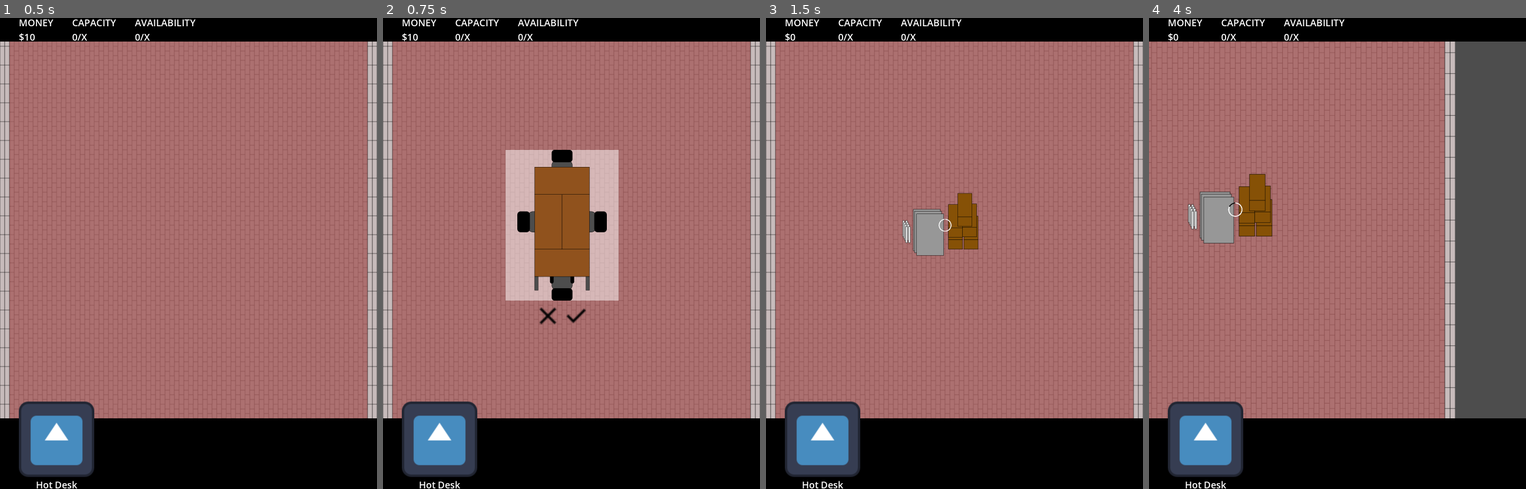
Above: before the commit, frames 1-4 (left to right).
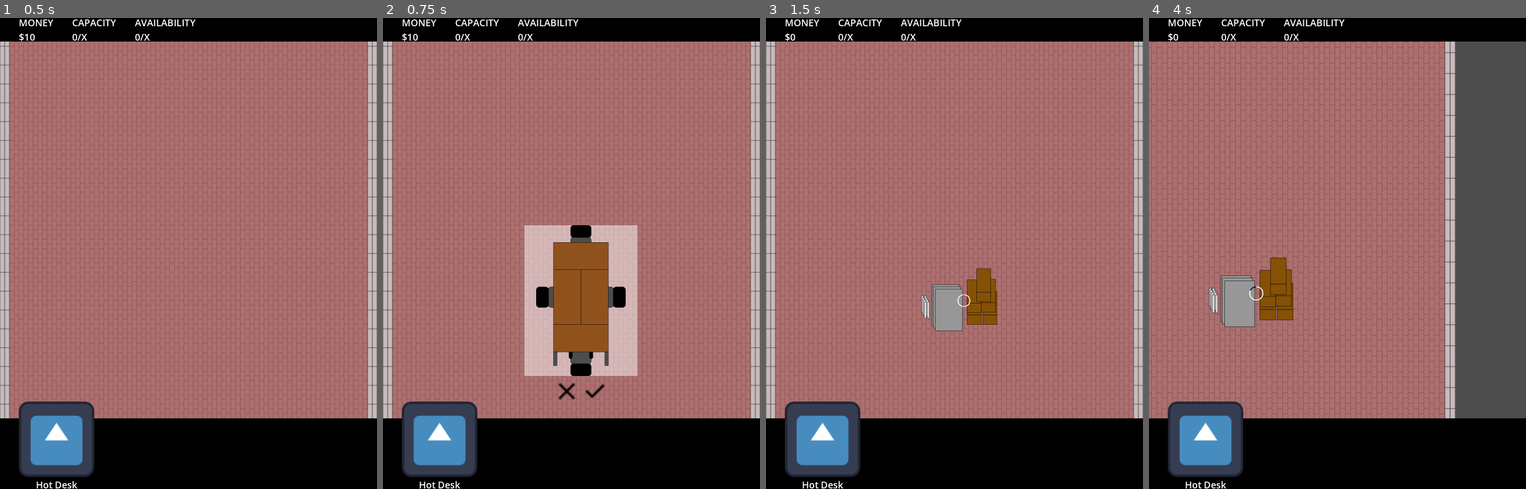
Above: after the commit, the same moments.

Repository: niels-hb/officie-godot
Game: Godot game, scene res://scenes/offices/basic_office_1/basic_office_1.tscn
The game is run twice, just before and just after one commit, with the same random seed, the same clock (stepped at 60 frames per second) and the same inputs. The engine's default icon, where the game draws it, is replaced by a stand-in: a white triangle on a blue panel in a dark square.
Inputs (mouse positions are in pixels of both pictures, inside the frame that each line leads up to; where the layout moved, square brackets give the same spot in the first picture):
- Up to frame 1 (0.5 s): no input
- Up to frame 2 (0.75 s): tap Enter at 0.5 s; drag from (439, 451) to (609, 149) at 0.52 s
- Up to frame 3 (1.5 s): click (977, 390) [958, 314] at 1.25 s
- Up to frame 4 (4 s): tap Space at 2, 3.5 s; drag from (1329, 225) to (1318, 347) at 2.02 s; tap Enter at 2.75 s; move the mouse to (1375, 149) at 2.77 s; hold . (multi_swipe_down_right) 2.78-3.5 s; hold Mouse wheel up (pinch_outward) 2.78-3.5 s; drag from (1318, 347) to (1224, 182) at 3.52 s

Frame 1 is identical in both runs. In frame 2, 14% of the frame differs, in the area x 32-68%, y 28-82%; in frame 3, 3.6%; in frame 4, 4.4%.

Commit message:
Removed BaseOffice/Grid/Cells and GridOutline

Diff:
--- a/scenes/offices/base_office/base_office.gd
+++ b/scenes/offices/base_office/base_office.gd
@@ -1,21 +1,7 @@
 extends Node2D
 class_name BaseOffice
 
-const grid_outline: PackedScene = preload("res://scenes/offices/base_office/grid_outline.tscn")
-
 @onready var camera: GestureControlledCamera2D = $Camera
-
-# TODO: Dynamic row/column count based on office floor plan
-var office_size: Vector2 = Vector2(19, 33)
-
-
-func _ready() -> void:
-	for i: int in range(0, office_size.x):
-		for j: int in range(0, office_size.y):
-			var cell: Node2D = grid_outline.instantiate()
-			cell.position.x = i * GameInformation.GRID_SIZE
-			cell.position.y = j * GameInformation.GRID_SIZE
-			$Grid/Cells.add_child(cell)
 
 
 func _on_room_selector_room_selected(room: Room) -> void:
@@ -23,7 +9,7 @@
 		return
 
 	var base_room: BaseRoom = (room.scene.instantiate() as BaseRoom).init(self, room)
-	base_room.position = Vector2i(office_size / 2) * GameInformation.GRID_SIZE
+	base_room.position = Vector2i(10, 20) * GameInformation.GRID_SIZE
 	var _connect_result: int = base_room.drag_state_changed.connect(_on_drag_state_changed)
 
 	$Grid/Rooms.add_child(base_room)
@@ -31,7 +17,6 @@
 
 func _on_drag_state_changed(dragging: bool) -> void:
 	_toggle_camera_movement(dragging)
-	($Grid/Cells as Node2D).visible = dragging
 
 
 func _toggle_camera_movement(disabled: bool) -> void:
--- a/scenes/offices/base_office/base_office.tscn
+++ b/scenes/offices/base_office/base_office.tscn
@@ -20,8 +20,6 @@
 
 [node name="Grid" type="Node2D" parent="."]
 
-[node name="Cells" type="Node2D" parent="Grid"]
-visible = false
 
 [node name="Rooms" type="Node2D" parent="Grid"]
 
--- a/scenes/offices/base_office/grid_outline.tscn
+++ /dev/null
@@ -1,9 +0,0 @@
-[gd_scene load_steps=2 format=3 uid="uid://cyuy3itlgty7m"]
-
-[ext_resource type="Texture2D" uid="uid://kn4foo6etrbc" path="res://assets/backgrounds/grid_outline.png" id="1_3tvqk"]
-
-[node name="GridOutline" type="Node2D"]
-
-[node name="Sprite2D" type="Sprite2D" parent="."]
-scale = Vector2(0.333, 0.333)
-texture = ExtResource("1_3tvqk")
--- a/scenes/offices/basic_office_1/basic_office_1.tscn
+++ b/scenes/offices/basic_office_1/basic_office_1.tscn
@@ -12,6 +12,3 @@
 
 [node name="Grid" parent="." index="3"]
 position = Vector2(32, 160)
-
-[node name="Cells" parent="Grid" index="0"]
-position = Vector2(32, 32)
Binary file removed: assets/backgrounds/grid_outline.png
Not shown, removed: assets/backgrounds/grid_outline.png.import
